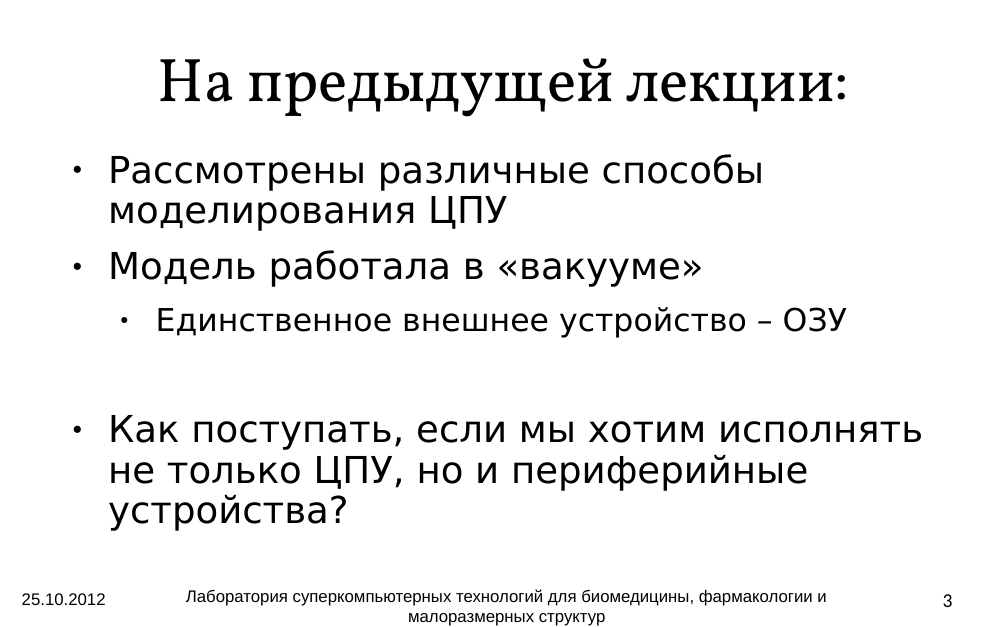
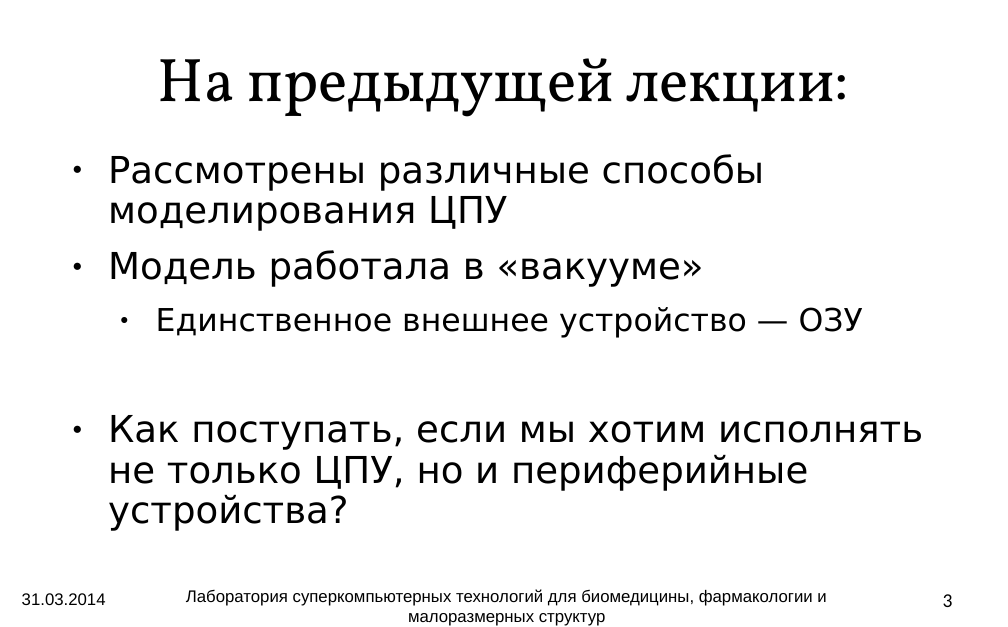
Before and after one commit to atakua/simlectures-archive, a slide deck: slide 3 of lecture05-des/lecture05-des.odp. Drawn at 1008x627 pixels with LibreOffice and Linux fonts; fonts in the diff are those of the drawing; background and template pictures are left out. Boxes give left, top, right and bottom in pixels: in the first picture for what was removed or moved away, otherwise in the second. Text is boxed around its words. In the diff, an @@ line names an element or a change of style, - is before the commit and + after.

```diff
--- a/lecture05-des/lecture05-des.odp
+++ b/lecture05-des/lecture05-des.odp
@@ text at (156,307,863,338): text changed @@
-  ● Единственное внешнее устройство – ОЗУ
+  ● Единственное внешнее устройство — ОЗУ
@@ text at (22,593,106,605): text changed @@
-25.10.2012
+31.03.2014
```
Also in this commit, not shown: 28 other slides changed, 1 slide added, 2 slides removed, 1 other file.
